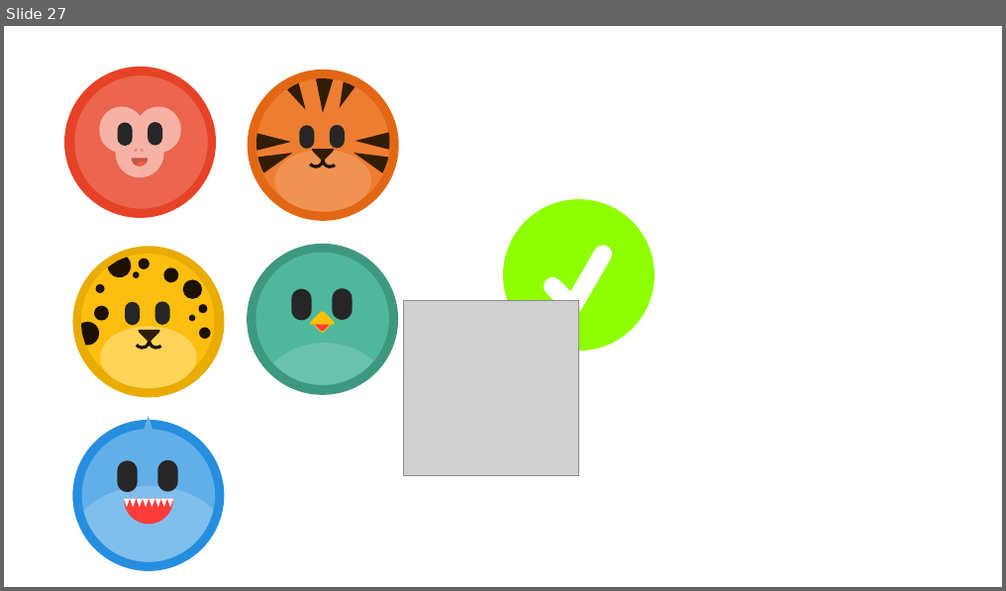
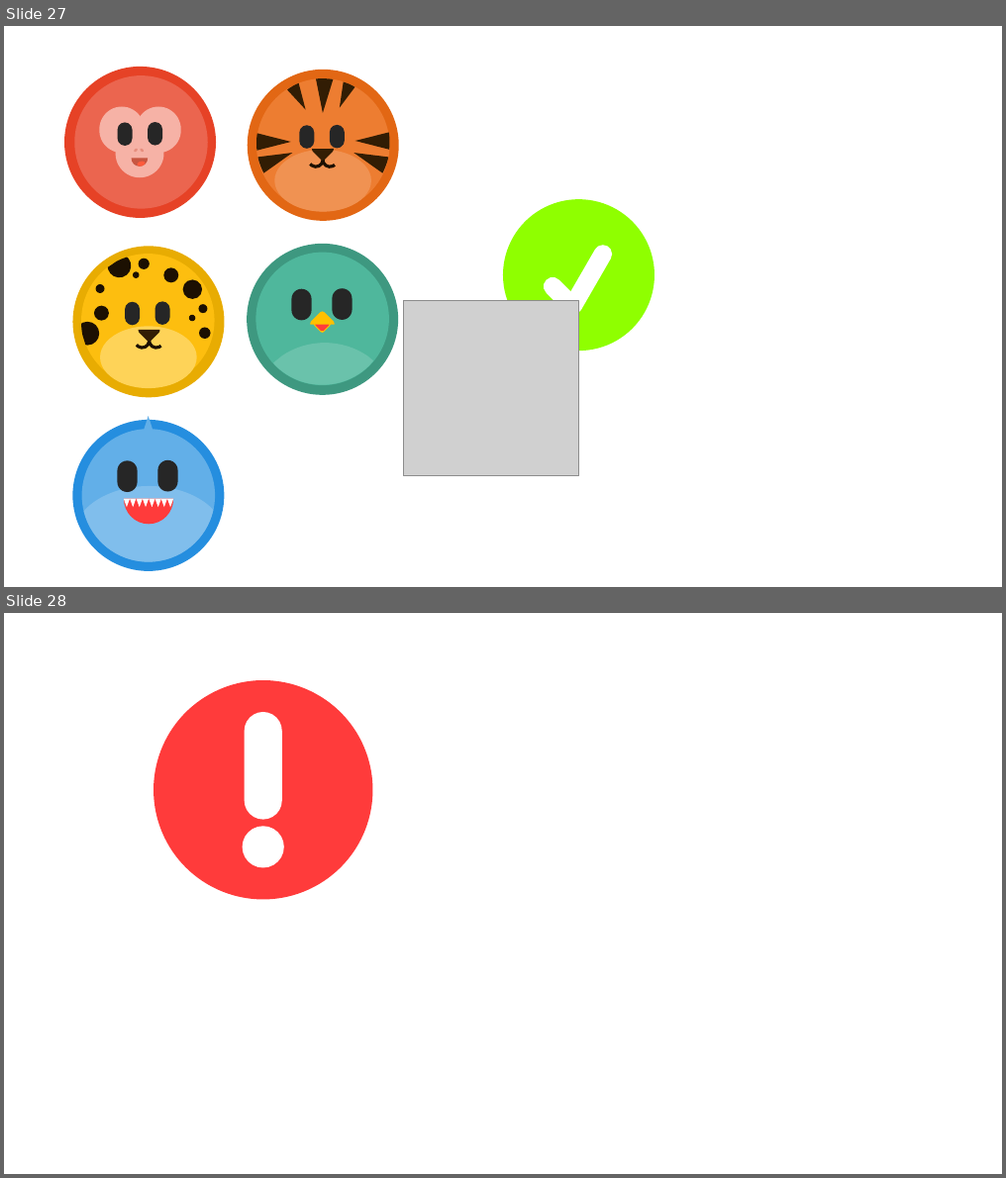
Before and after one commit to pedrogmo/projetopp2, a slide deck: slide/Apresentação1.pptx. Shown one above the other, each under a label of ours: slide 27 before the commit, slides 27 and 28 after it. The pictures are 1006x591 and 1006x1178 pixels, drawn with LibreOffice and Linux fonts; fonts in the diff are those of the drawing; grey boxes stand for pictures. Boxes give left, top, right and bottom in pixels: in the first picture for what was removed or moved away, otherwise in the second. Text is boxed around its words. In the diff, an @@ line names an element or a change of style, - is before the commit and + after.

```diff
--- a/slide/Apresentação1.pptx
+++ b/slide/Apresentação1.pptx
@@ slide 28 added at [4, 613, 1002, 1174], background #FFFFFF @@
@@ ellipse added at [153, 680, 373, 900], fill #FF3B3B @@
@@ rounded rectangle added at [245, 712, 282, 820], fill #FFFFFF @@
@@ ellipse added at [242, 827, 284, 868], fill #FFFFFF @@
```
Also in this commit, not shown: 1 other slide added, 1 slide removed, 1 other file.
